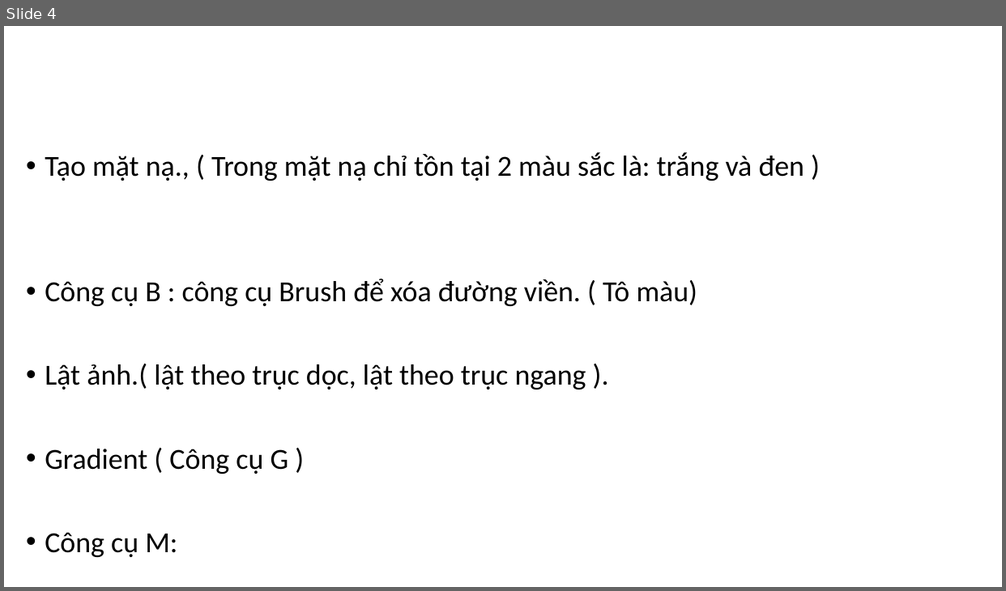
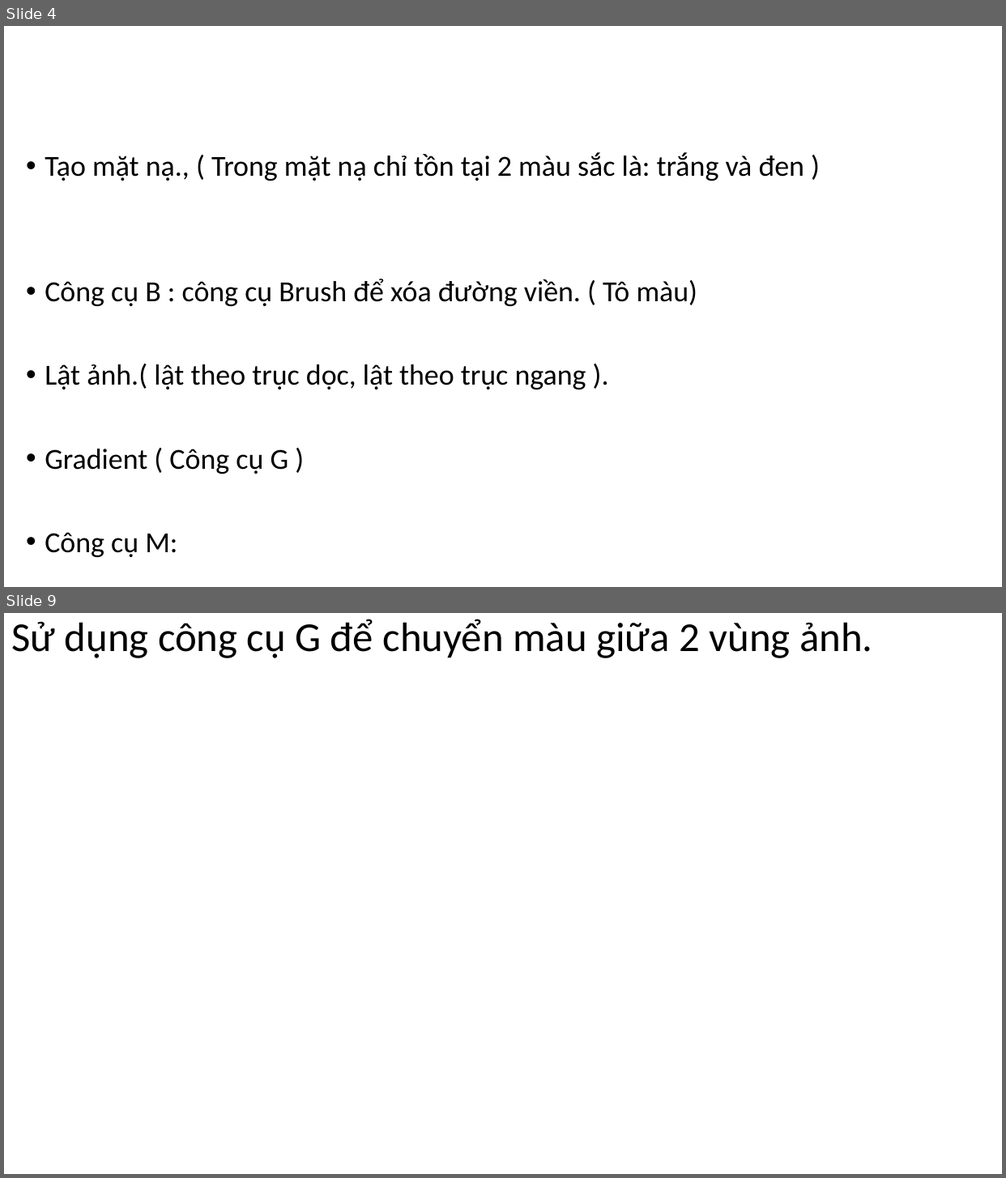
Before and after one commit to DangVanDoan05/photoshop, a slide deck: THIẾT KẾ BANNER.pptx. Shown one above the other, each under a label of ours: slide 4 before the commit, slides 4 and 9 after it; the slides between them are not shown. The pictures are 1006x591 and 1006x1178 pixels, drawn with LibreOffice and Linux fonts; fonts in the diff are those of the drawing. Boxes give left, top, right and bottom in pixels: in the first picture for what was removed or moved away, otherwise in the second. Text is boxed around its words. In the diff, an @@ line names an element or a change of style, - is before the commit and + after.

```diff
--- a/THIẾT KẾ BANNER.pptx
+++ b/THIẾT KẾ BANNER.pptx
@@ slide 9 added at (4,613,1002,1174), background #FFFFFF @@
@@ title added at (11,619,873,658), 39.6 pt, text #000000 @@
+Sử dụng công cụ G để chuyển màu giữa 2 vùng ảnh.
```
Also in this commit, not shown: 6 other slides added, 7 slides removed, 29 other files.
